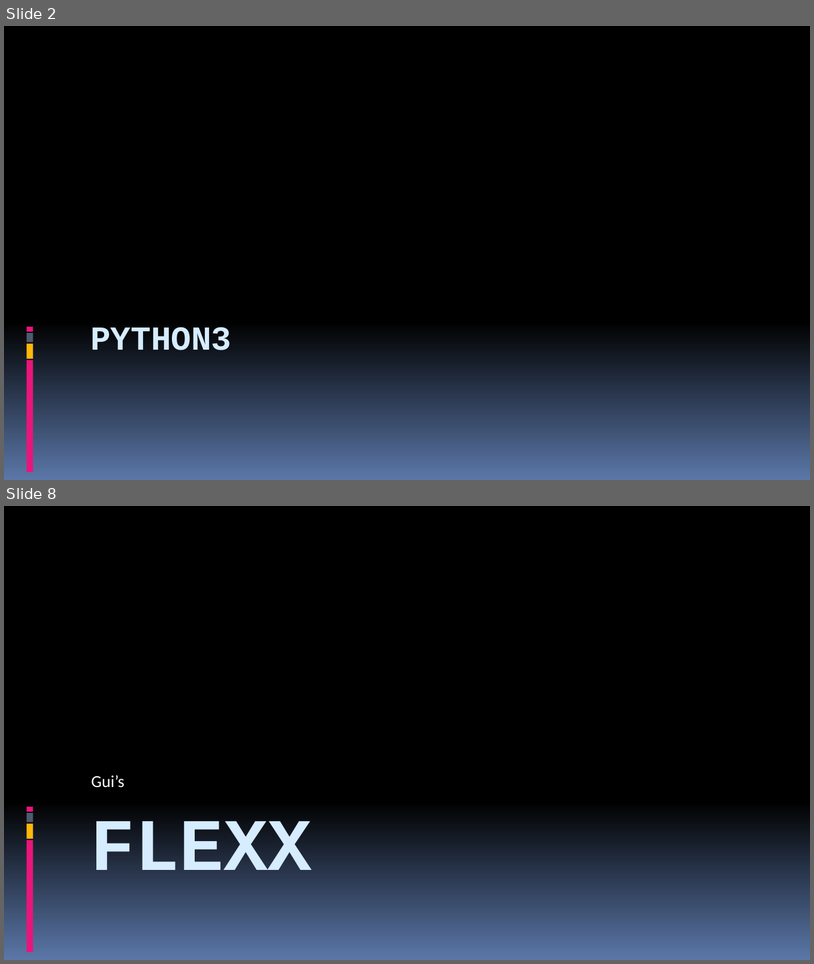
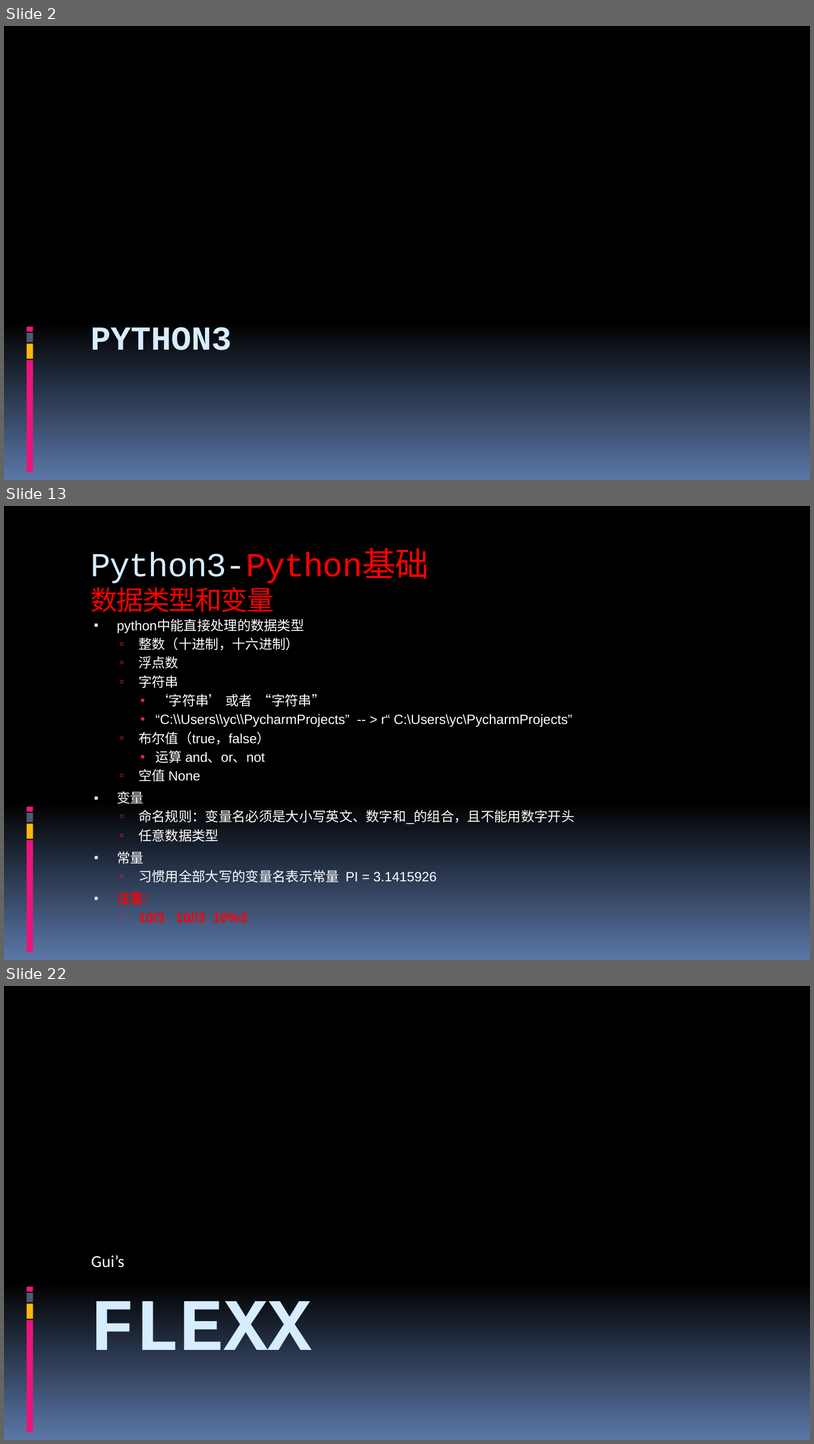
Before and after one commit to 260936767/UpdateServer, a slide deck: flexx_study/report for python&flexx.pptx. Shown one above the other, each under a label of ours: slides 2 and 8 before the commit, slides 2, 13 and 22 after it; the slides between them are not shown. The pictures are 814x964 and 814x1444 pixels, drawn with LibreOffice and Linux fonts; fonts in the diff are those of the drawing. Boxes give left, top, right and bottom in pixels: in the first picture for what was removed or moved away, otherwise in the second. Text is boxed around its words. In the diff, an @@ line names an element or a change of style, - is before the commit and + after.

```diff
--- a/flexx_study/report for python&flexx.pptx
+++ b/flexx_study/report for python&flexx.pptx
@@ slide 13 added at [4,506,810,960], background gradient #000000 to #5B77A8; not listed: 8 template elements that a slide beside it also shows @@
@@ title added at [90,552,429,612], 40 pt, text #FF0000 @@
+Python3-Python基础
+数据类型和变量
@@ text added at [117,619,575,922], 16 pt, text #FFFFFF @@
+▪ python中能直接处理的数据类型
+  ▫ 整数（十进制，十六进制）
+  ▫ 浮点数
+  ▫ 字符串
+    • ‘字符串’ 或者 “字符串”
+    • “C:\\Users\\yc\\PycharmProjects” -- > r“ C:\Users\yc\PycharmProjects”
+  ▫ 布尔值（true，false）
+    • 运算 and、or、not
+  ▫ 空值 None
+▪ 变量
+  ▫ 命名规则：变量名必须是大小写英文、数字和_的组合，且不能用数字开头
+  ▫ 任意数据类型
+▪ 常量
+  ▫ 习惯用全部大写的变量名表示常量 PI = 3.1415926
+▪ 注意：
+  ▫ 10/3 10//3 10%3
@@ what was slide 8 is now slide 22 @@
```
Also in this commit, not shown: 5 slides changed, 17 other slides added, 4 slides removed.
